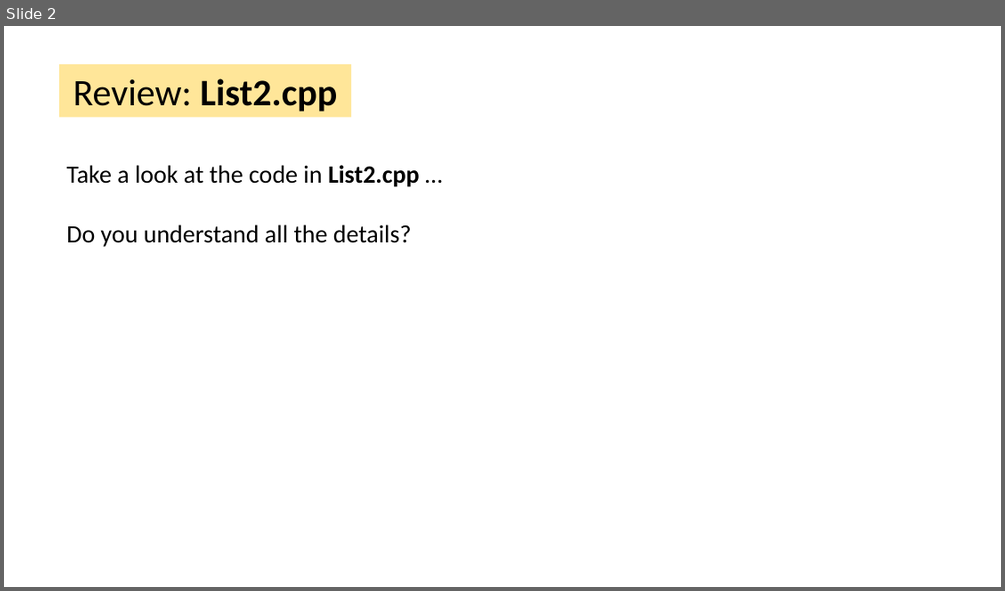
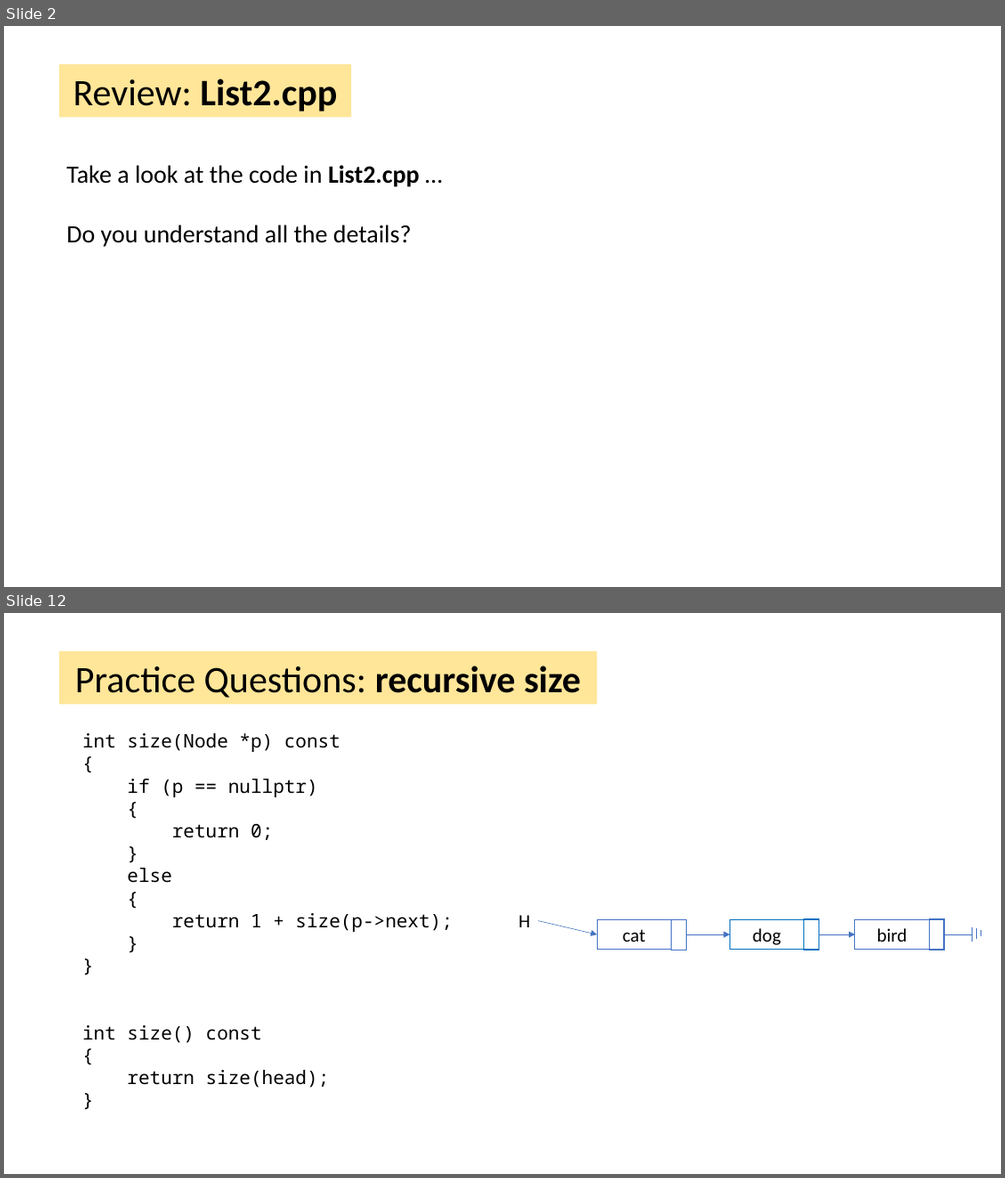
Before and after one commit to tjd1234/cmpt225fall2023, a slide deck: lecture_notes/week3/week3.pptx. Shown one above the other, each under a label of ours: slide 2 before the commit, slides 2 and 12 after it; the slides between them are not shown. The pictures are 1005x591 and 1005x1178 pixels, drawn with LibreOffice and Linux fonts; fonts in the diff are those of the drawing. Boxes give left, top, right and bottom in pixels: in the first picture for what was removed or moved away, otherwise in the second. Text is boxed around its words. In the diff, an @@ line names an element or a change of style, - is before the commit and + after.

```diff
--- a/lecture_notes/week3/week3.pptx
+++ b/lecture_notes/week3/week3.pptx
@@ slide 12 added at (x1=4, y1=613, x2=1001, y2=1174), background #FFFFFF @@
@@ rectangle added at (x1=59, y1=651, x2=597, y2=705), fill #FFE699, 36 pt, text #000000 @@
+Practice Questions: recursive size
@@ text added at (x1=82, y1=733, x2=452, y2=1087), 18 pt, text #000000 @@
+int size(Node *p) const
+{
+if (p == nullptr)
+{
+return 0;
+}
+else
+{
+return 1 + size(p->next);
+}
+}
+int size() const
+{
+return size(head);
+}
@@ text added at (x1=518, y1=915, x2=530, y2=927), 18 pt, text #000000 @@
+H
@@ arrow added from (539, 920) to (597, 934), #4472C4 0.5 pt @@
@@ rectangle added at (x1=597, y1=919, x2=671, y2=949), outline #4472C4 0.75 pt, 18 pt, text #000000 @@
+cat
@@ rectangle added at (x1=671, y1=919, x2=686, y2=949), outline #4472C4 0.75 pt @@
@@ rectangle added at (x1=730, y1=919, x2=804, y2=949), outline #0070C0 0.75 pt, 18 pt, text #000000 @@
+dog
@@ rectangle added at (x1=804, y1=919, x2=819, y2=949), outline #0070C0 1 pt @@
@@ group added at (x1=855, y1=919, x2=980, y2=949): 5 lines, 2 rectangles @@
+bird
@@ arrow added from (686, 934) to (730, 934), #4472C4 0.5 pt @@
@@ arrow added from (819, 934) to (855, 934), #4472C4 0.5 pt @@
```
Also in this commit, not shown: 4 slides changed, 5 other slides added, 5 other files.
